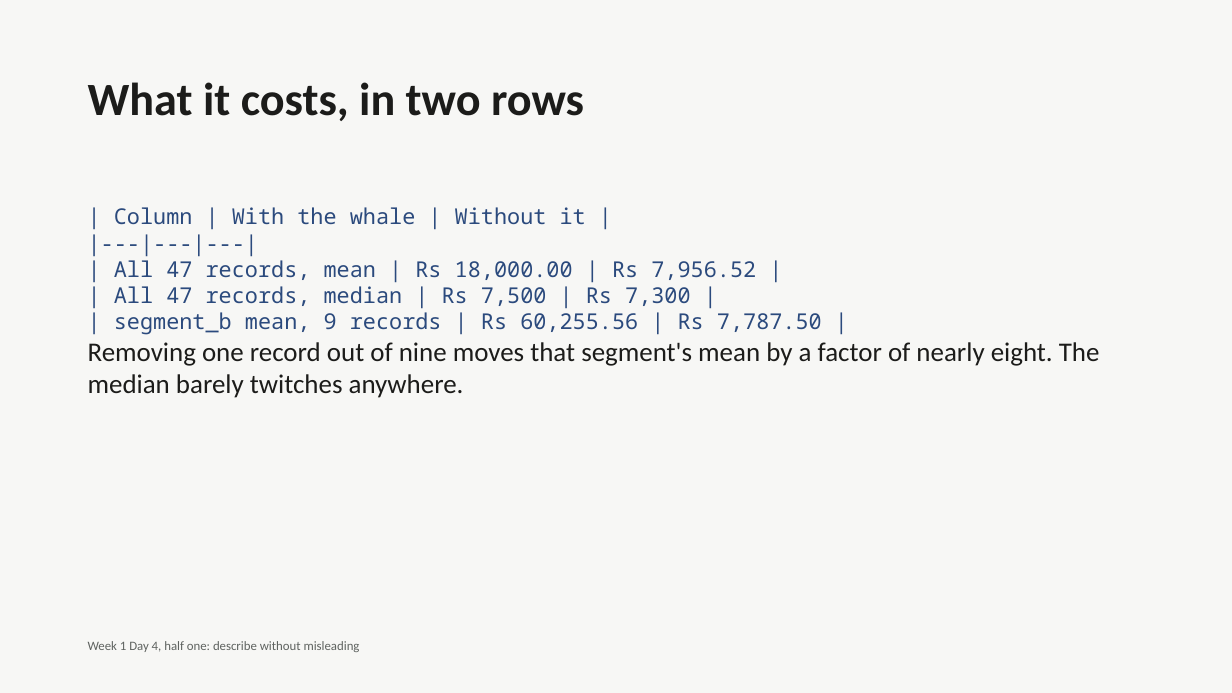
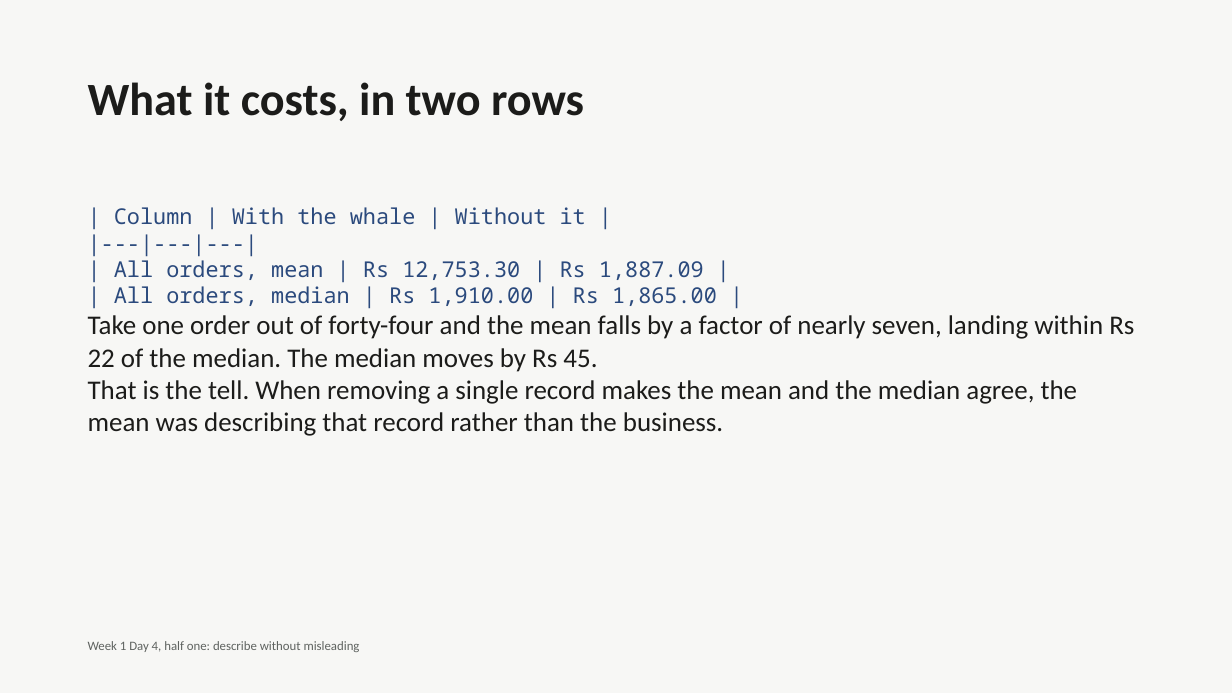
Before and after one commit to fde-academy-lab/c2-content-factory, a slide deck: slide 18 of content/W01/D4/C2_W01_D04_deck_half1_STUDENT.pptx. Drawn at 1232x693 pixels with LibreOffice and Linux fonts; fonts in the diff are those of the drawing. Boxes give left, top, right and bottom in pixels: in the first picture for what was removed or moved away, otherwise in the second. Text is boxed around its words. In the diff, an @@ line names an element or a change of style, - is before the commit and + after.

```diff
--- a/content/W01/D4/C2_W01_D04_deck_half1_STUDENT.pptx
+++ b/content/W01/D4/C2_W01_D04_deck_half1_STUDENT.pptx
@@ text at (88,260,1134,436): text changed; size 17 to 21 pt; font Noto Sans Mono to Calibri; text colour #2B4A7D to #1C1C1A @@
-| All 47 records, mean | Rs 18,000.00 | Rs 7,956.52 |
-| All 47 records, median | Rs 7,500 | Rs 7,300 |
-| segment_b mean, 9 records | Rs 60,255.56 | Rs 7,787.50 |
-Removing one record out of nine moves that segment's mean by a factor of nearly eight. The median barely twitches anywhere.
+| All orders, mean | Rs 12,753.30 | Rs 1,887.09 |
+| All orders, median | Rs 1,910.00 | Rs 1,865.00 |
+Take one order out of forty-four and the mean falls by a factor of nearly seven, landing within Rs 22 of the median. The median moves by Rs 45.
+That is the tell. When removing a single record makes the mean and the median agree, the mean was describing that record rather than the business.
```
Also in this commit, not shown: 26 other slides changed, 24 other files.
